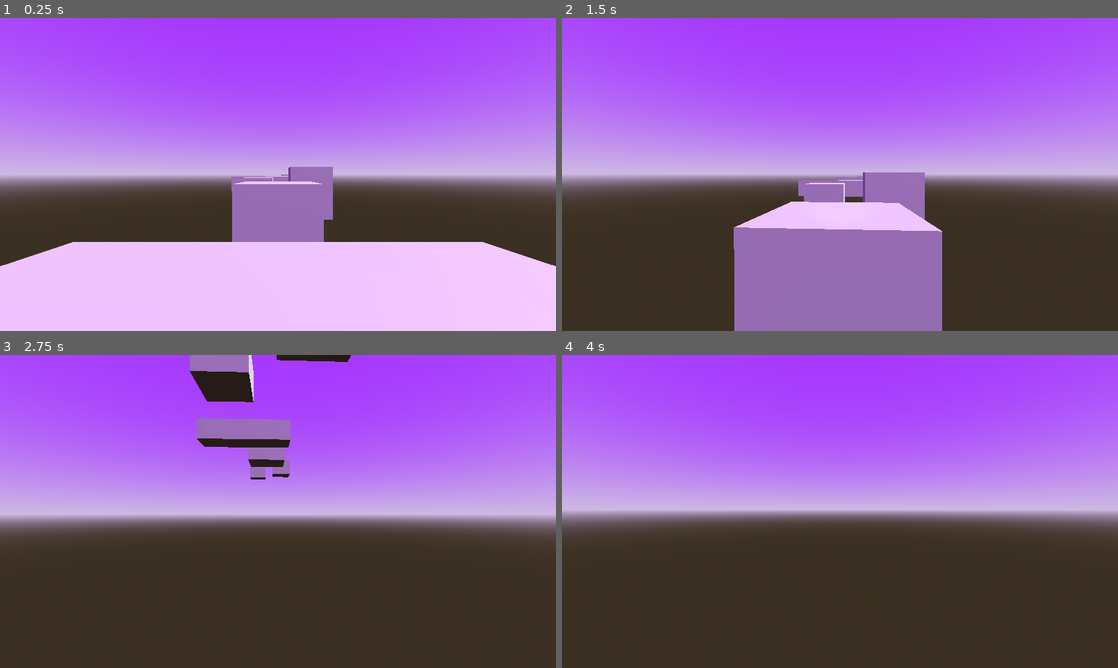
Above: before the commit, frames 1-4 (two rows, left to right).
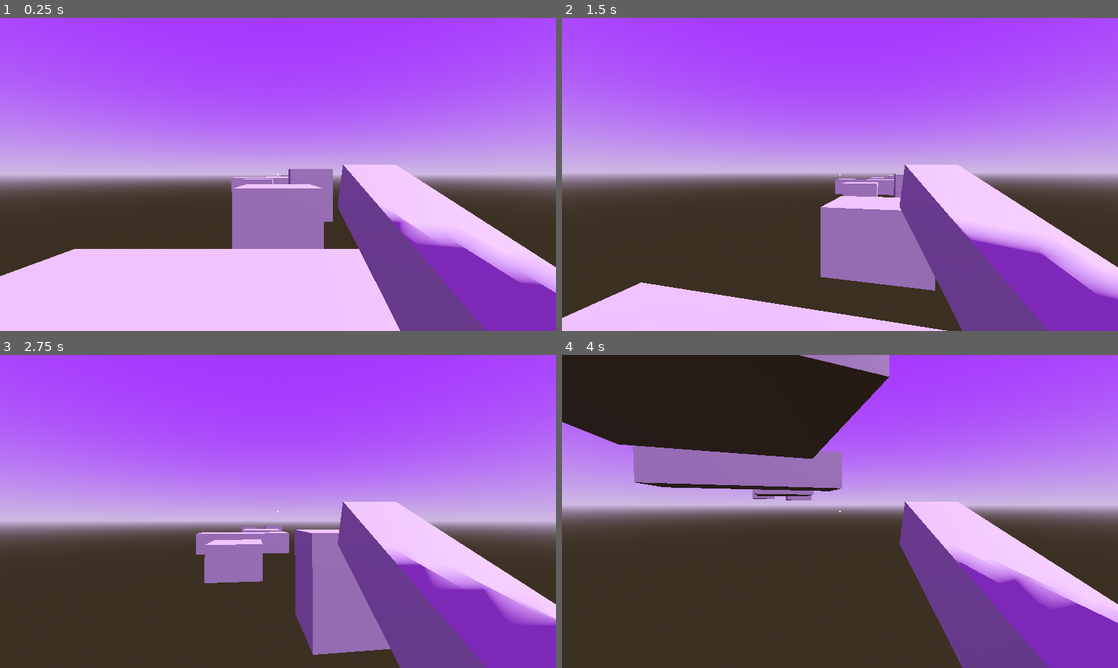
Above: after the commit, the same moments.

Repository: PushingTrooper/lucidnightmare
Game: Godot game, scene res://Scenes/World.tscn
Two runs of this game, one before a commit and one after it. Both use one fixed random seed, a clock stepped at 60 frames per second and the inputs below. The project has no main scene, so this scene is started directly.
Inputs (mouse positions are in pixels of both pictures, inside the frame that each line leads up to):
- Up to frame 1 (0.25 s): no input
- Up to frame 2 (1.5 s): tap Enter (ui_accept) at 0.5 s; move the mouse to (867, 174) at 0.52 s; hold Space (move_jump, bound only after the commit) 0.53-1.28 s; hold W (move_forward, bound only after the commit) from 0.53 s (still down); click (867, 174) at 0.67 s; move the mouse to (812, 174) at 1.27 s; tap F at 1.35 s; click (812, 174) at 1.42 s
- Up to frame 3 (2.75 s): keep holding W (move_forward, bound only after the commit); tap Space (move_jump, bound only after the commit) at 1.52, 1.55, 1.82, 2.3 s; move the mouse to (289, 505) at 2.02 s; hold Shift from 2.03 s (still down); click (289, 505) at 2.17 s
- Up to frame 4 (4 s): keep holding W (move_forward, bound only after the commit); move the mouse to (834, 517) at 2.77 s; release Shift at 2.78 s; tap E at 2.85 s; click (834, 517) at 2.92 s; tap Space (move_jump, bound only after the commit) at 3.02, 3.05, 3.32 s; move the mouse to (878, 514) at 3.52 s; hold Space (move_jump, bound only after the commit) from 3.53 s (still down); click (878, 514) at 3.67 s

The runs differ from the first frame. In frame 1, 15% of the frame differs, in the area x 0-100%, y 46-100%; in frame 2, 29%; in frame 3, 29%; in frame 4, 39%, in the area x 0-100%, y 0-100%.

Commit message:
Added new player and player movement, new weapon

Diff:
--- /dev/null
+++ b/Scenes/World.gd
@@ -0,0 +1,29 @@
+extends Node3D
+
+
+var paused = false
+
+signal pause
+signal unpause
+
+
+func _ready():
+	Input.set_mouse_mode(Input.MOUSE_MODE_CAPTURED)
+
+func pause_game():
+	Input.set_mouse_mode(Input.MOUSE_MODE_VISIBLE)
+	#get_tree().paused = true #In case you want to pause the game
+	pause.emit()
+
+func unpause_game():
+	Input.set_mouse_mode(Input.MOUSE_MODE_CAPTURED)
+	#get_tree().paused = false
+	unpause.emit()
+
+func _process(_delta):
+	if Input.is_action_just_released("game_pause"):
+		paused = !paused
+		if paused:
+			pause_game()
+		else:
+			unpause_game()
--- a/Scenes/World.tscn
+++ b/Scenes/World.tscn
@@ -1,6 +1,7 @@
-[gd_scene load_steps=5 format=3 uid="uid://b6acqm3u7u1e8"]
+[gd_scene load_steps=6 format=3 uid="uid://b6acqm3u7u1e8"]
 
-[ext_resource type="PackedScene" uid="uid://dgpjxoygnvyy4" path="res://assets/simple_fpsplayer/Player.tscn" id="1_yecmt"]
+[ext_resource type="PackedScene" uid="uid://cve3fu224uibk" path="res://data/player/player.tscn" id="1_dc6xj"]
+[ext_resource type="Script" path="res://Scenes/World.gd" id="1_eyftu"]
 
 [sub_resource type="ProceduralSkyMaterial" id="ProceduralSkyMaterial_va7ml"]
 sky_top_color = Color(0.509804, 0.180392, 1, 1)
@@ -17,9 +18,7 @@
 glow_enabled = true
 
 [node name="Floor" type="Node3D"]
-
-[node name="Player" parent="." instance=ExtResource("1_yecmt")]
-transform = Transform3D(1, 0, 0, 0, 1, 0, 0, 0, 1, 0, 1.47637, 0)
+script = ExtResource("1_eyftu")
 
 [node name="WorldEnvironment" type="WorldEnvironment" parent="."]
 environment = SubResource("Environment_v33fs")
@@ -67,3 +66,6 @@
 transform = Transform3D(1, 0, 0, 0, 1, 0, 0, 0, 1, -2.55031, 0, -63.6916)
 use_collision = true
 size = Vector3(3.79928, 2.48789, 3.52458)
+
+[node name="player" parent="." instance=ExtResource("1_dc6xj")]
+transform = Transform3D(1, 0, 0, 0, 1, 0, 0, 0, 1, 0, 1.55542, 0)
--- a/assets/simple_fpsplayer/Player.gd
+++ b/assets/simple_fpsplayer/Player.gd
@@ -83,7 +83,6 @@
 	if direction and !is_on_floor():
 		var normalziedVel = clamp(abs(velocity.x), 0, 1)
 		if normalziedVel > 0 and Input.is_action_just_pressed("ui_down"):
-			print("it goes here")
 			velocity.x = move_toward(velocity.x, 0, SLOW_DOWN_SPEED)
 			velocity.z = move_toward(velocity.z, 0, SLOW_DOWN_SPEED)
 		if normalziedVel == 0 and Input.is_action_just_pressed("ui_up"):
--- /dev/null
+++ b/data/player/player.gd
@@ -0,0 +1,78 @@
+extends CharacterBody3D
+
+
+@export var base_speed = 10
+@export var sprint_speed = 12
+@export var jump_velocity = 5.5
+@export var sensitivity = 0.2
+@export var accel = 10
+var speed = base_speed
+var sprinting = false
+var camera_fov_extents = [75.0, 85.0] #index 0 is normal, index 1 is sprinting
+
+
+@onready var parts = {
+	"head": $head,
+	"weapon": $MeshInstance3D2,
+	"camera": $head/camera,
+	"camera_animation": $head/camera/camera_animation
+}
+@onready var world = get_parent()
+
+var gravity = ProjectSettings.get_setting("physics/3d/default_gravity")
+
+
+func _ready():
+	world.pause.connect(_on_pause)
+	world.unpause.connect(_on_unpause)
+
+	parts.camera.current = true
+
+func _process(delta):
+	if Input.is_action_pressed("move_sprint"):
+		sprinting = true
+		speed = sprint_speed
+		parts.camera.fov = lerp(parts.camera.fov, camera_fov_extents[1], 10*delta)
+	else:
+		sprinting = false
+		speed = base_speed
+		parts.camera.fov = lerp(parts.camera.fov, camera_fov_extents[0], 10*delta)
+
+func _physics_process(delta):
+	if not is_on_floor():
+		velocity.y -= gravity * delta
+
+	if Input.is_action_pressed("move_jump") and is_on_floor():
+		velocity.y += jump_velocity
+
+	var input_dir = Input.get_vector("move_left", "move_right", "move_forward", "move_backward")
+	var direction = input_dir.normalized().rotated(-parts.head.rotation.y)
+	direction = Vector3(direction.x, 0, direction.y)
+	if is_on_floor(): #don't lerp y movement
+		velocity.x = lerp(velocity.x, direction.x * speed, accel * delta)
+		velocity.z = lerp(velocity.z, direction.z * speed, accel * delta)
+
+	#bob head
+	if input_dir and is_on_floor():
+		parts.camera_animation.play("head_bob", 0.5)
+	else:
+		parts.camera_animation.play("reset", 0.5)
+
+	move_and_slide()
+
+func _input(event):
+	if event is InputEventMouseMotion:
+		if !world.paused:
+			parts.head.rotation_degrees.y -= event.relative.x * sensitivity
+			parts.head.rotation_degrees.x -= event.relative.y * sensitivity
+			parts.head.rotation.x = clamp(parts.head.rotation.x, deg_to_rad(-90), deg_to_rad(90))
+
+#			parts.weapon.rotation_degrees.y -= event.relative.x * sensitivity
+#			parts.weapon.rotation_degrees.x -= event.relative.y * sensitivity
+#			parts.weapon.rotation.x = clamp(parts.head.rotation.x, deg_to_rad(-90), deg_to_rad(90))
+
+func _on_pause():
+	pass
+
+func _on_unpause():
+	pass
--- /dev/null
+++ b/data/player/player.tscn
@@ -0,0 +1,71 @@
+[gd_scene load_steps=10 format=3 uid="uid://cve3fu224uibk"]
+
+[ext_resource type="Script" path="res://data/player/player.gd" id="1_u1w3t"]
+[ext_resource type="Texture2D" uid="uid://bubwl36108v2r" path="res://data/cursors/crosshair001.png" id="2_nq3sk"]
+
+[sub_resource type="Animation" id="Animation_saxjg"]
+resource_name = "head_bob"
+length = 0.5
+loop_mode = 1
+tracks/0/type = "position_3d"
+tracks/0/imported = false
+tracks/0/enabled = true
+tracks/0/path = NodePath(".")
+tracks/0/interp = 2
+tracks/0/loop_wrap = true
+tracks/0/keys = PackedFloat32Array(0, 1, 0, 0, 0, 0.239392, 1, 0, -0.1, 0, 0.5, 1, 0, 0, 0)
+
+[sub_resource type="Animation" id="Animation_1m4wq"]
+resource_name = "reset"
+tracks/0/type = "position_3d"
+tracks/0/imported = false
+tracks/0/enabled = true
+tracks/0/path = NodePath(".")
+tracks/0/interp = 1
+tracks/0/loop_wrap = true
+tracks/0/keys = PackedFloat32Array(0.00870516, 1, 0, 0, 0)
+
+[sub_resource type="AnimationLibrary" id="AnimationLibrary_36ogt"]
+_data = {
+"head_bob": SubResource("Animation_saxjg"),
+"reset": SubResource("Animation_1m4wq")
+}
+
+[sub_resource type="BoxMesh" id="BoxMesh_6ddlv"]
+
+[sub_resource type="CapsuleShape3D" id="CapsuleShape3D_phygr"]
+
+[sub_resource type="StandardMaterial3D" id="StandardMaterial3D_3iwsb"]
+albedo_color = Color(0.917647, 0.529412, 0.168627, 1)
+
+[sub_resource type="CapsuleMesh" id="CapsuleMesh_3oyv7"]
+material = SubResource("StandardMaterial3D_3iwsb")
+
+[node name="player" type="CharacterBody3D"]
+script = ExtResource("1_u1w3t")
+
+[node name="head" type="Node3D" parent="."]
+transform = Transform3D(1, 0, 0, 0, 1, 0, 0, 0, 1, 0, 0.6, 0)
+
+[node name="camera" type="Camera3D" parent="head"]
+
+[node name="camera_animation" type="AnimationPlayer" parent="head/camera"]
+libraries = {
+"": SubResource("AnimationLibrary_36ogt")
+}
+
+[node name="MeshInstance3D2" type="MeshInstance3D" parent="head/camera"]
+transform = Transform3D(0.20298, 0, 0, 0, 0.174381, -0.381233, 0, 0.0729953, 0.910742, 0.352991, -0.239031, -0.369727)
+mesh = SubResource("BoxMesh_6ddlv")
+skeleton = NodePath("../../..")
+
+[node name="collision" type="CollisionShape3D" parent="."]
+shape = SubResource("CapsuleShape3D_phygr")
+
+[node name="hud_camera" type="Camera2D" parent="."]
+
+[node name="crosshair" type="Sprite2D" parent="hud_camera"]
+texture = ExtResource("2_nq3sk")
+
+[node name="MeshInstance3D" type="MeshInstance3D" parent="."]
+mesh = SubResource("CapsuleMesh_3oyv7")
--- a/project.godot
+++ b/project.godot
@@ -57,6 +57,31 @@
 , Object(InputEventKey,"resource_local_to_scene":false,"resource_name":"","device":-1,"window_id":0,"alt_pressed":false,"shift_pressed":false,"ctrl_pressed":false,"meta_pressed":false,"pressed":false,"keycode":0,"physical_keycode":83,"key_label":0,"unicode":115,"echo":false,"script":null)
 ]
 }
+move_left={
+"deadzone": 0.5,
+"events": [Object(InputEventKey,"resource_local_to_scene":false,"resource_name":"","device":-1,"window_id":0,"alt_pressed":false,"shift_pressed":false,"ctrl_pressed":false,"meta_pressed":false,"pressed":false,"keycode":0,"physical_keycode":65,"key_label":0,"unicode":97,"echo":false,"script":null)
+]
+}
+move_right={
+"deadzone": 0.5,
+"events": [Object(InputEventKey,"resource_local_to_scene":false,"resource_name":"","device":-1,"window_id":0,"alt_pressed":false,"shift_pressed":false,"ctrl_pressed":false,"meta_pressed":false,"pressed":false,"keycode":0,"physical_keycode":68,"key_label":0,"unicode":100,"echo":false,"script":null)
+]
+}
+move_forward={
+"deadzone": 0.5,
+"events": [Object(InputEventKey,"resource_local_to_scene":false,"resource_name":"","device":-1,"window_id":0,"alt_pressed":false,"shift_pressed":false,"ctrl_pressed":false,"meta_pressed":false,"pressed":false,"keycode":0,"physical_keycode":87,"key_label":0,"unicode":119,"echo":false,"script":null)
+]
+}
+move_backward={
+"deadzone": 0.5,
+"events": [Object(InputEventKey,"resource_local_to_scene":false,"resource_name":"","device":-1,"window_id":0,"alt_pressed":false,"shift_pressed":false,"ctrl_pressed":false,"meta_pressed":false,"pressed":false,"keycode":0,"physical_keycode":83,"key_label":0,"unicode":115,"echo":false,"script":null)
+]
+}
+move_jump={
+"deadzone": 0.5,
+"events": [Object(InputEventKey,"resource_local_to_scene":false,"resource_name":"","device":-1,"window_id":0,"alt_pressed":false,"shift_pressed":false,"ctrl_pressed":false,"meta_pressed":false,"pressed":false,"keycode":0,"physical_keycode":32,"key_label":0,"unicode":32,"echo":false,"script":null)
+]
+}
 
 [physics]
 
Binary file added: data/cursors/crosshair001.png
Not shown, added: data/cursors/crosshair001.png.import
Binary file added: data/cursors/crosshair002.png
Not shown, added: data/cursors/crosshair002.png.import
Binary file added: data/cursors/crosshair003.png
Not shown, added: data/cursors/crosshair003.png.import
Binary file added: data/cursors/crosshair004.png
Not shown, added: data/cursors/crosshair004.png.import
Binary file added: data/cursors/crosshair005.png
Not shown, added: data/cursors/crosshair005.png.import
Binary file added: data/cursors/crosshair006.png
Not shown, added: data/cursors/crosshair006.png.import
(and 388 more such lines)
